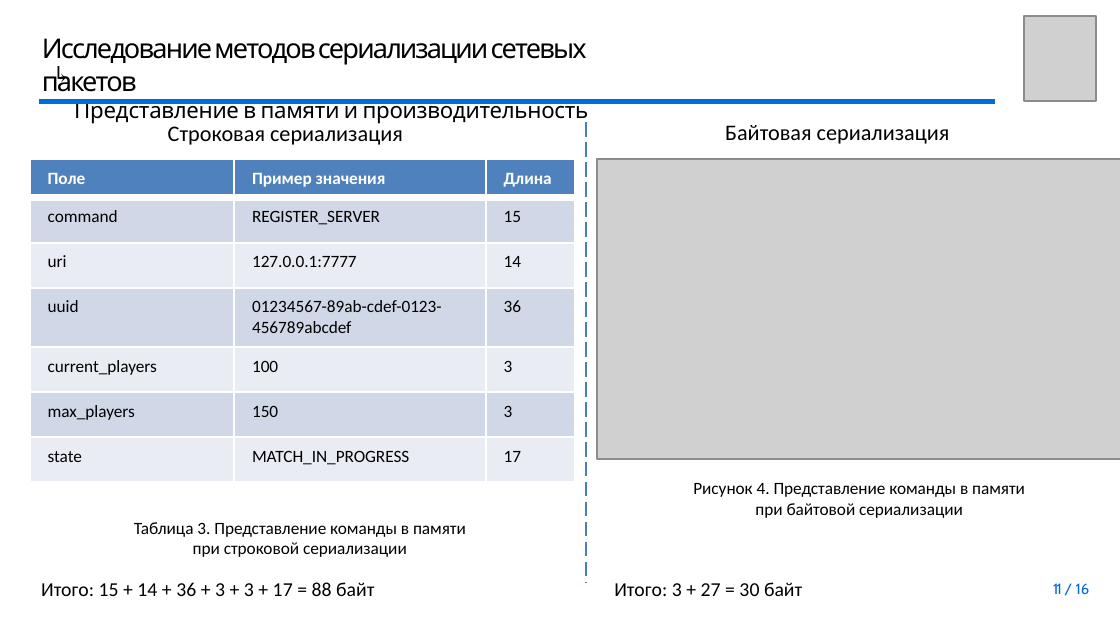
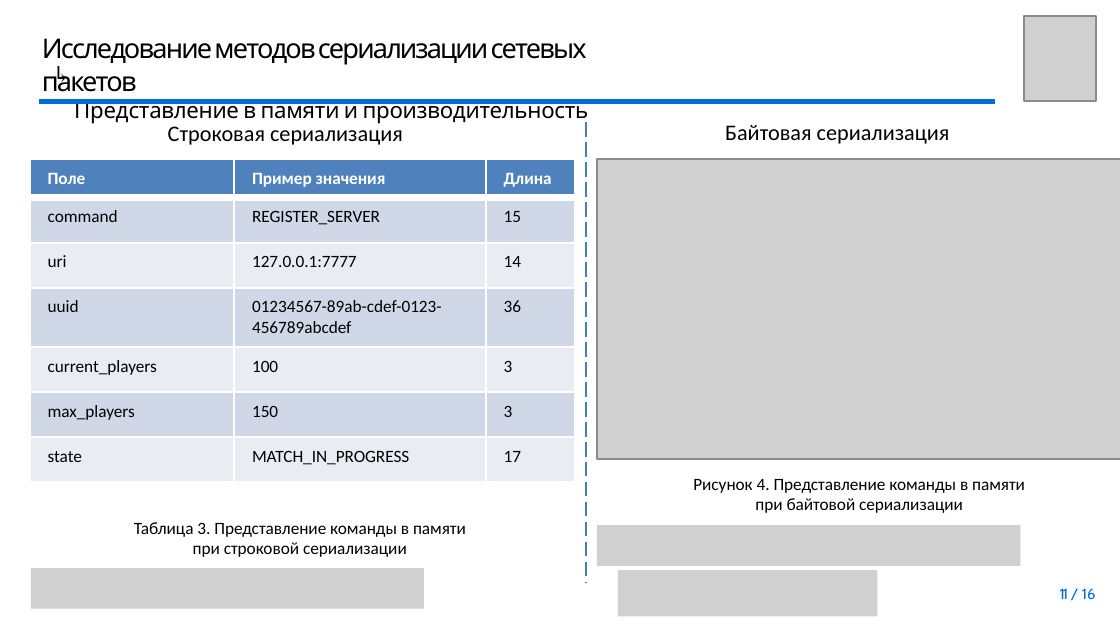
Before and after one commit to youngB0rrov/bmstu_doc, a slide deck: slide 11 of Master/Diploma/presentation/Презентация.pptx. Drawn at 1120x630 pixels with LibreOffice and Linux fonts; fonts in the diff are those of the drawing; grey boxes stand for pictures; background and template pictures are left out. Boxes give left, top, right and bottom in pixels: in the first picture for what was removed or moved away, otherwise in the second. Text is boxed around its words. In the diff, an @@ line names an element or a change of style, - is before the commit and + after.

```diff
--- a/Master/Diploma/presentation/Презентация.pptx
+++ b/Master/Diploma/presentation/Презентация.pptx
@@ text "Рисунок 4. Представление команды в ...": place and size @@
-text "Рисунок 4. Представление команды в ..." at box(693, 483, 1025, 518)
+text "Рисунок 4. Представление команды в ..." at box(693, 479, 1025, 513)
@@ picture added at box(596, 525, 1019, 566) @@
@@ picture added at box(30, 568, 422, 609) @@
@@ text removed at box(41, 582, 374, 596) @@
-Итого: 15 + 14 + 36 + 3 + 3 + 17 = 88 байт
@@ text removed at box(614, 582, 802, 596) @@
-Итого: 3 + 27 = 30 байт
@@ picture added at box(618, 570, 877, 616) @@
@@ page number: place and size @@
-page number at box(1053, 583, 1090, 594)
+page number at box(1060, 588, 1096, 599)
```
Also in this commit, not shown: 14 other slides changed, 2 other files.
